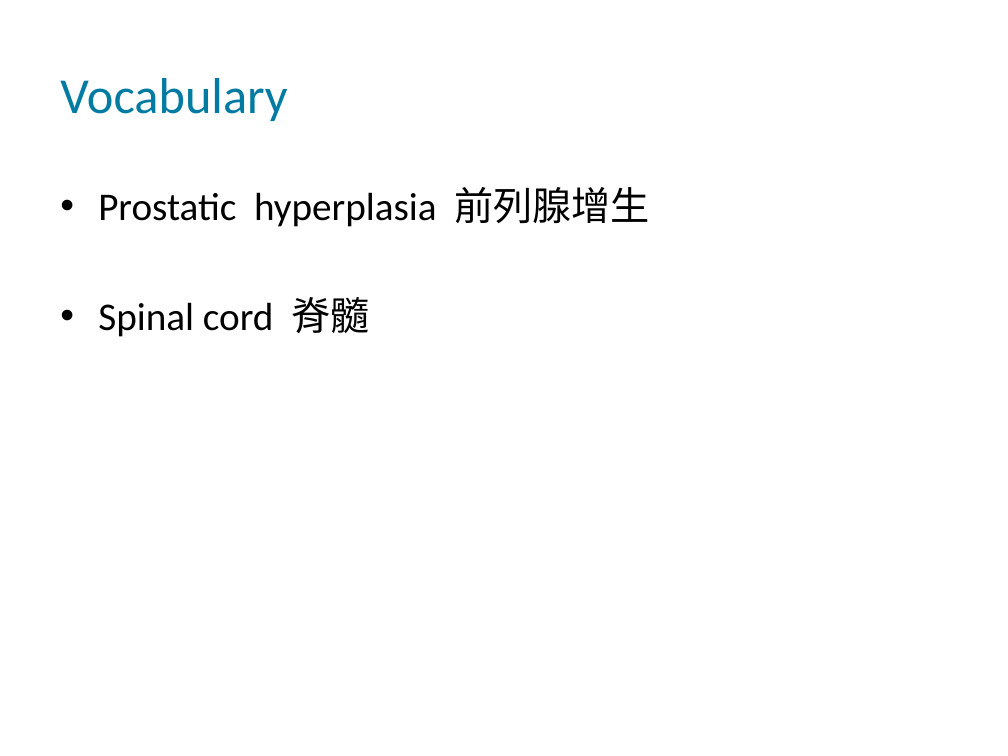
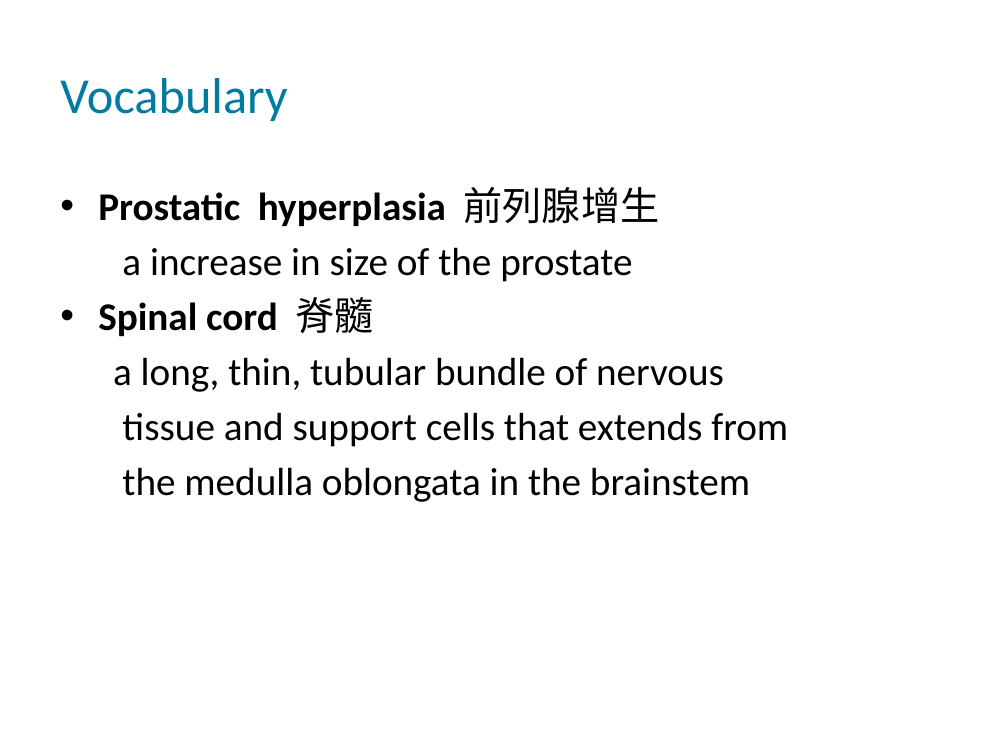
Before and after one commit to QuocVoong/R-Study-Lists, a slide deck: slide 6 of Medicine/5855_stethoscope_ppt/5855.pptx. Drawn at 1008x756 pixels with LibreOffice and Linux fonts; fonts in the diff are those of the drawing; background and template pictures are left out. Boxes give left, top, right and bottom in pixels: in the first picture for what was removed or moved away, otherwise in the second. Text is boxed around its words. In the diff, an @@ line names an element or a change of style, - is before the commit and + after.

```diff
--- a/Medicine/5855_stethoscope_ppt/5855.pptx
+++ b/Medicine/5855_stethoscope_ppt/5855.pptx
@@ text at bbox=[98, 187, 660, 336]: bold on in "Prostatic hyperplasia", "Spinal cord" @@
@@ text at bbox=[122, 247, 632, 282]: paragraph added @@
+a increase in size of the prostate
@@ text at bbox=[113, 357, 788, 502]: paragraphs added @@
+a long, thin, tubular bundle of nervous
+tissue and support cells that extends from
+the medulla oblongata in the brainstem
```
Also in this commit, not shown: 6 other slides changed.
